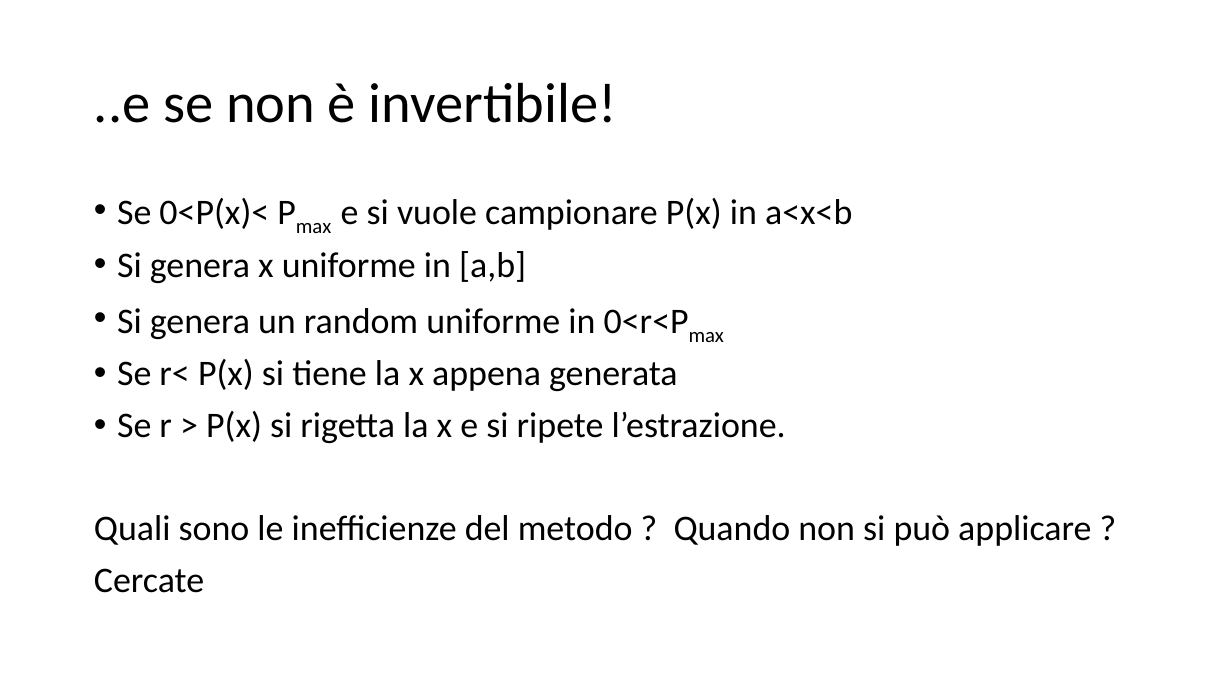
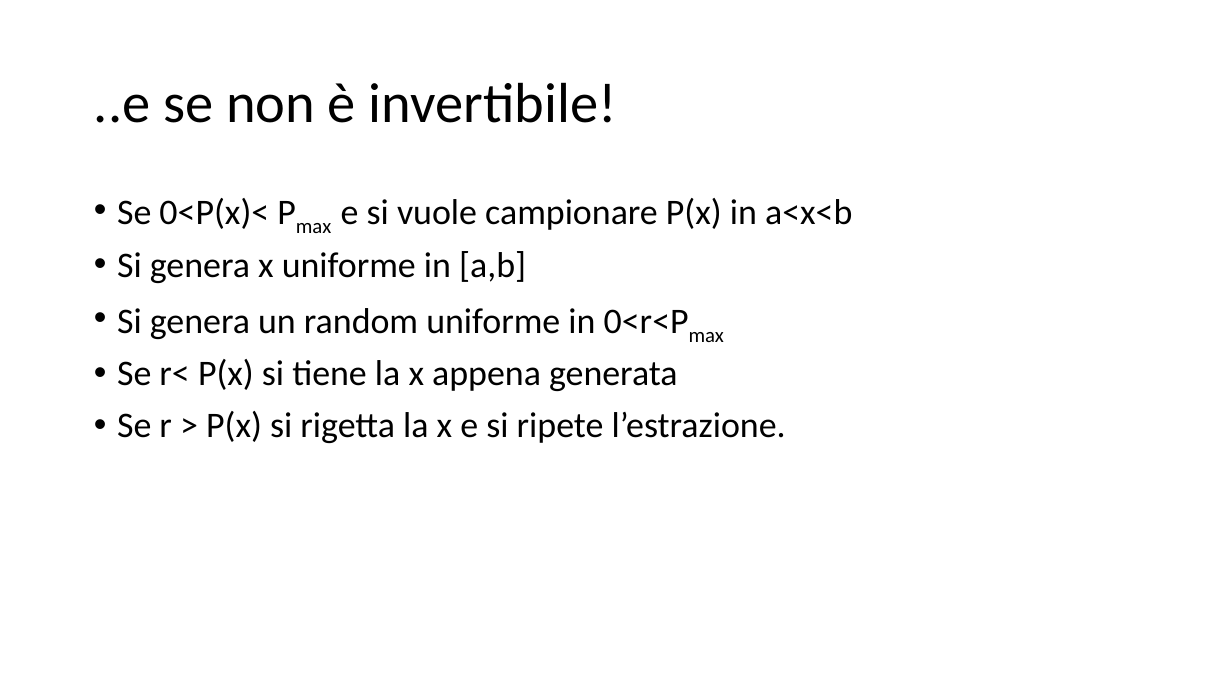
Before and after one commit to marcomonte94/Montecarlo, a slide deck: slide 24 of Slide Corso Metodi Montecarlo.pptx. Drawn at 1232x693 pixels with LibreOffice and Linux fonts; fonts in the diff are those of the drawing. Boxes give left, top, right and bottom in pixels: in the first picture for what was removed or moved away, otherwise in the second. Text is boxed around its words. In the diff, an @@ line names an element or a change of style, - is before the commit and + after.

```diff
--- a/Slide Corso Metodi Montecarlo.pptx
+++ b/Slide Corso Metodi Montecarlo.pptx
@@ text at (94, 515, 1091, 593): paragraphs removed @@
-Quali sono le inefficienze del metodo ? Quando non si può applicare ?
-Cercate
```
Also in this commit, not shown: 8 other slides changed, 18 slides added, 3 other files.
